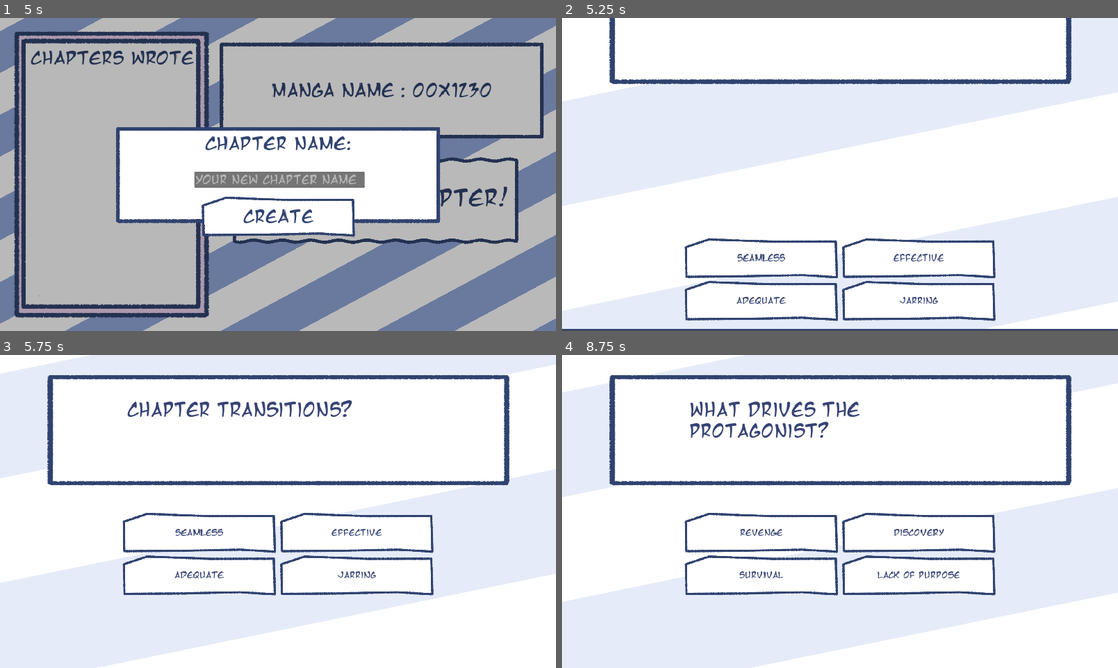
Above: before the commit, frames 1-4 (two rows, left to right).
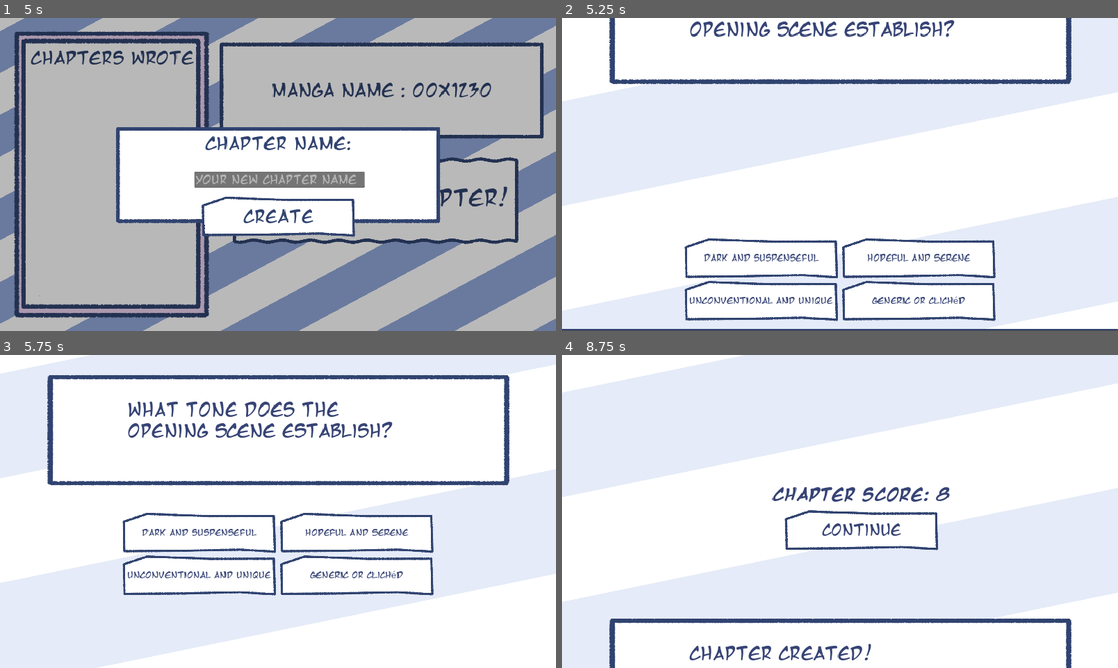
Above: after the commit, the same moments.

Repository: Noodle-Dev/Mangaka-Life
Game: Godot game, scene res://assets/scenes/Menus/Main_Menu.tscn
Same seed, same stepped clock (60 frames per second), same inputs: the game is played once before the commit and once after it. The project has no main scene, so this scene is started directly.
Inputs (mouse positions are in pixels of both pictures, inside the frame that each line leads up to):
- Up to frame 1 (5 s): click "Start Game" at 0.5 s; click "Create New CHapter" at 1.25 s; click "Create New CHapter" at 2 s; click "Create New Character" at 2.75 s; click "Create New Character" at 3.5 s; click "CREATE NEW CHAPTER!" at 4.25 s
- Up to frame 2 (5.25 s): click "Create" at 5 s
- Up to frame 3 (5.75 s): no input
- Up to frame 4 (8.75 s): click "Seamless" (after the commit: "Dark and suspenseful") at 5.75 s; click "Through the hero's growth" (after the commit: "Unveils hidden truths") at 6.5 s; click "Friendship" (after the commit: "Integrated seamlessly") at 7.25 s; click (762, 533) at 8 s, where only the run before the commit has a clickable "Unique and memorable"

Frame 1 is identical in both runs. In frame 2, 2.2% of the frame differs, in the area x 23-74%, y 0-92%; in frame 3, 3.2%; in frame 4, 36%, in the area x 8-92%, y 6-100%.

Commit message:
Added list of chapters

Diff:
--- a/assets/prefabs/Chapter_Creation/chapter_name_created.tscn
+++ b/assets/prefabs/Chapter_Creation/chapter_name_created.tscn
@@ -6,7 +6,7 @@
 [node name="chapter_name_Created" type="Label" groups=["Ch_Name"]]
 offset_right = 40.0
 offset_bottom = 23.0
-theme_override_colors/font_color = Color(0, 0, 0, 1)
+theme_override_colors/font_color = Color(0.188235, 0.262745, 0.439216, 1)
 theme_override_fonts/font = ExtResource("1_i4rdj")
 theme_override_font_sizes/font_size = 45
 text = "Chapter_Name_PlaceHolder"
--- /dev/null
+++ b/assets/prefabs/Character_viewer.tscn
@@ -0,0 +1,236 @@
+[gd_scene load_steps=10 format=3 uid="uid://b7dyiity5a1j0"]
+
+[ext_resource type="Script" path="res://assets/scripts/Character_Creation/Chapter_Creation_Viewer_Logic.gd" id="1_rawpv"]
+[ext_resource type="Shader" path="res://assets/shaders/bg_shader.gdshader" id="3_phfqb"]
+[ext_resource type="Texture2D" uid="uid://djj4jkshl6n1r" path="res://assets/sprites/UI/Comments.png" id="4_8dhkq"]
+[ext_resource type="FontFile" uid="uid://svjf1m8quja6" path="res://assets/fonts/mangat.ttf" id="5_jfbyq"]
+[ext_resource type="Texture2D" uid="uid://cnrepagugekve" path="res://assets/sprites/UI/MiniGameHolder.png" id="6_oxyc6"]
+[ext_resource type="Shader" path="res://assets/shaders/wavy_shader.gdshader" id="7_4nmx8"]
+[ext_resource type="Texture2D" uid="uid://dpwnn3anj5uq4" path="res://assets/sprites/UI/UI Question.png" id="8_8v7kl"]
+
+[sub_resource type="ShaderMaterial" id="ShaderMaterial_wmfwo"]
+shader = ExtResource("3_phfqb")
+shader_parameter/color_one = Color(1, 1, 1, 1)
+shader_parameter/color_two = Color(0.572609, 0.661398, 0.856381, 1)
+shader_parameter/angle = 43.58
+shader_parameter/line_count = 65.0
+shader_parameter/speed = 2.0
+shader_parameter/blur = 0.0
+
+[sub_resource type="ShaderMaterial" id="ShaderMaterial_fdh8k"]
+shader = ExtResource("7_4nmx8")
+shader_parameter/waveAmplitude = 0.046
+shader_parameter/correctVertex = true
+shader_parameter/waveFrequency = 63.704
+shader_parameter/verticalWave = true
+shader_parameter/keepTransparency = true
+shader_parameter/useTime = true
+shader_parameter/waveSpeed = 5.63
+shader_parameter/progress = 1.0
+shader_parameter/firstHalf = 0.398
+shader_parameter/secondHalf = 0.5
+shader_parameter/freezeFirstHalf = false
+shader_parameter/freezeSecondHalf = false
+
+[node name="Char_Viewer" type="Node2D"]
+script = ExtResource("1_rawpv")
+
+[node name="Control" type="Control" parent="."]
+layout_mode = 3
+anchors_preset = 0
+offset_right = 1920.0
+offset_bottom = 1081.0
+
+[node name="ColorRect" type="ColorRect" parent="Control"]
+material = SubResource("ShaderMaterial_wmfwo")
+layout_mode = 1
+anchors_preset = 15
+anchor_right = 1.0
+anchor_bottom = 1.0
+grow_horizontal = 2
+grow_vertical = 2
+color = Color(0, 0, 0, 0.270588)
+
+[node name="TextureRect" type="TextureRect" parent="Control"]
+layout_mode = 1
+anchors_preset = 8
+anchor_left = 0.5
+anchor_top = 0.5
+anchor_right = 0.5
+anchor_bottom = 0.5
+offset_left = -919.0
+offset_top = -507.5
+offset_right = -218.0
+offset_bottom = 507.5
+grow_horizontal = 2
+grow_vertical = 2
+texture = ExtResource("4_8dhkq")
+
+[node name="VBoxContainer" type="VBoxContainer" parent="Control/TextureRect"]
+layout_mode = 1
+anchors_preset = -1
+anchor_left = 0.073
+anchor_top = 0.146
+anchor_right = 0.923
+anchor_bottom = 0.935
+offset_left = -0.173004
+offset_top = -0.190018
+offset_right = -0.0230103
+offset_bottom = -0.0250854
+grow_horizontal = 2
+grow_vertical = 2
+
+[node name="Label" type="Label" parent="Control/TextureRect"]
+layout_mode = 0
+offset_left = 63.5
+offset_top = 69.0
+offset_right = 626.5
+offset_bottom = 139.0
+theme_override_colors/font_color = Color(0.188235, 0.262745, 0.439216, 1)
+theme_override_fonts/font = ExtResource("5_jfbyq")
+theme_override_font_sizes/font_size = 60
+text = "Chapters Wrote"
+
+[node name="TextureRect2" type="TextureRect" parent="Control"]
+layout_mode = 1
+anchors_preset = 1
+anchor_left = 1.0
+anchor_right = 1.0
+offset_left = -1165.0
+offset_top = 81.0
+offset_right = -38.0
+offset_bottom = 418.0
+grow_horizontal = 0
+texture = ExtResource("6_oxyc6")
+
+[node name="Manga Name" type="Label" parent="Control/TextureRect2"]
+layout_mode = 1
+anchors_preset = 15
+anchor_right = 1.0
+anchor_bottom = 1.0
+grow_horizontal = 2
+grow_vertical = 2
+theme_override_colors/font_color = Color(0.188235, 0.262745, 0.439216, 1)
+theme_override_fonts/font = ExtResource("5_jfbyq")
+theme_override_font_sizes/font_size = 60
+text = "Manga Name : 00x1230"
+horizontal_alignment = 1
+vertical_alignment = 1
+
+[node name="Create_Chap" type="TextureButton" parent="Control"]
+material = SubResource("ShaderMaterial_fdh8k")
+layout_mode = 1
+anchors_preset = 3
+anchor_left = 1.0
+anchor_top = 1.0
+anchor_right = 1.0
+anchor_bottom = 1.0
+offset_left = -1119.0
+offset_top = -607.0
+offset_right = 8.0
+offset_bottom = -270.0
+grow_horizontal = 0
+grow_vertical = 0
+scale = Vector2(0.88, 0.88)
+texture_normal = ExtResource("6_oxyc6")
+
+[node name="Manga Name2" type="Label" parent="Control/Create_Chap"]
+layout_mode = 1
+anchors_preset = 15
+anchor_right = 1.0
+anchor_bottom = 1.0
+grow_horizontal = 2
+grow_vertical = 2
+theme_override_colors/font_color = Color(0.188235, 0.262745, 0.439216, 1)
+theme_override_fonts/font = ExtResource("5_jfbyq")
+theme_override_font_sizes/font_size = 85
+text = "CREATE NEW CHAPTER!"
+horizontal_alignment = 1
+vertical_alignment = 1
+
+[node name="Chapter_NameCreation" type="ColorRect" parent="Control"]
+visible = false
+layout_mode = 1
+anchors_preset = 15
+anchor_right = 1.0
+anchor_bottom = 1.0
+grow_horizontal = 2
+grow_vertical = 2
+color = Color(0, 0, 0, 0.27451)
+
+[node name="TextureRect3" type="TextureRect" parent="Control/Chapter_NameCreation"]
+layout_mode = 1
+anchors_preset = 8
+anchor_left = 0.5
+anchor_top = 0.5
+anchor_right = 0.5
+anchor_bottom = 0.5
+offset_left = -563.5
+offset_top = -168.5
+offset_right = 563.5
+offset_bottom = 168.5
+grow_horizontal = 2
+grow_vertical = 2
+texture = ExtResource("6_oxyc6")
+
+[node name="Manga Name" type="Label" parent="Control/Chapter_NameCreation/TextureRect3"]
+layout_mode = 1
+anchors_preset = 5
+anchor_left = 0.5
+anchor_right = 0.5
+offset_left = -381.5
+offset_top = 25.0
+offset_right = 381.5
+offset_bottom = 95.0
+grow_horizontal = 2
+theme_override_colors/font_color = Color(0.188235, 0.262745, 0.439216, 1)
+theme_override_fonts/font = ExtResource("5_jfbyq")
+theme_override_font_sizes/font_size = 60
+text = "Chapter name:"
+horizontal_alignment = 1
+vertical_alignment = 1
+
+[node name="Chapter_Namer" type="LineEdit" parent="Control/Chapter_NameCreation/TextureRect3"]
+layout_mode = 1
+anchors_preset = -1
+anchor_left = 0.243
+anchor_top = 0.469
+anchor_right = 0.765
+anchor_bottom = 0.605
+offset_left = 0.138977
+offset_top = -0.053009
+offset_right = -0.155029
+offset_bottom = 0.11499
+theme_override_fonts/font = ExtResource("5_jfbyq")
+theme_override_font_sizes/font_size = 40
+placeholder_text = "Your new Chapter name here!"
+caret_blink = true
+
+[node name="AppearPanel_Quest" type="TextureButton" parent="Control/Chapter_NameCreation/TextureRect3"]
+layout_mode = 1
+anchors_preset = 7
+anchor_left = 0.5
+anchor_top = 1.0
+anchor_right = 0.5
+anchor_bottom = 1.0
+offset_left = -270.0
+offset_top = -95.0
+offset_right = 270.0
+offset_bottom = 48.0
+grow_horizontal = 2
+grow_vertical = 0
+texture_normal = ExtResource("8_8v7kl")
+
+[node name="Manga Name2" type="Label" parent="Control/Chapter_NameCreation/TextureRect3/AppearPanel_Quest"]
+layout_mode = 1
+anchors_preset = 15
+anchor_right = 1.0
+anchor_bottom = 1.0
+grow_horizontal = 2
+grow_vertical = 2
+theme_override_colors/font_color = Color(0.188235, 0.262745, 0.439216, 1)
+theme_override_fonts/font = ExtResource("5_jfbyq")
+theme_override_font_sizes/font_size = 60
+text = "Create"
+horizontal_alignment = 1
+vertical_alignment = 1
--- a/assets/scenes/Menus/MainStats_Menu.tscn
+++ b/assets/scenes/Menus/MainStats_Menu.tscn
@@ -14,6 +14,7 @@
 [ext_resource type="PackedScene" uid="uid://d4m0qevbvi46r" path="res://assets/scenes/Mechanics_Scenes/Chapter_Maker_Scene.tscn" id="11_wo0bl"]
 [ext_resource type="Texture2D" uid="uid://dpwnn3anj5uq4" path="res://assets/sprites/UI/UI Question.png" id="12_7mi4r"]
 [ext_resource type="PackedScene" uid="uid://c0wjcxb8tro7v" path="res://assets/scenes/Mechanics_Scenes/character_maker_scene.tscn" id="13_micli"]
+[ext_resource type="PackedScene" uid="uid://b7dyiity5a1j0" path="res://assets/prefabs/Character_viewer.tscn" id="13_q0sha"]
 [ext_resource type="PackedScene" uid="uid://ytibql8edrfb" path="res://assets/prefabs/Chapters_Viewer.tscn" id="15_c45c0"]
 
 [sub_resource type="ShaderMaterial" id="ShaderMaterial_861nb"]
@@ -419,6 +420,12 @@
 text = "critics: 0"
 vertical_alignment = 1
 
+[node name="Chap_Viewer" parent="." instance=ExtResource("15_c45c0")]
+visible = false
+
+[node name="Char_Viewer" parent="." instance=ExtResource("13_q0sha")]
+visible = false
+
 [node name="Chapter_Maker" parent="." instance=ExtResource("11_wo0bl")]
 position = Vector2(0, 1305)
 
@@ -447,9 +454,6 @@
 
 [node name="CriticismTimer" type="Timer" parent="."]
 wait_time = 5.0
-
-[node name="Node2D" parent="." instance=ExtResource("15_c45c0")]
-visible = false
 
 [node name="Manga_Name" type="Control" parent="."]
 visible = false
--- a/assets/scripts/Chapter_Creation/CH_Label_Assigner_Logic.gd
+++ b/assets/scripts/Chapter_Creation/CH_Label_Assigner_Logic.gd
@@ -1,6 +1,6 @@
 extends Label
 
-func AssignChapterName(Ch_Name : String):
-	var chapter_str = Ch_Name
-	$".".text = str(chapter_str)
-	print("Changed name succesfully")
+func AssignChapterName(target_node: Node, Ch_Name : String):
+	if self == target_node:
+		$".".text = Ch_Name
+		print("Changed name successfully")
--- a/assets/scripts/Chapter_Creation/Chapter_Views.gd
+++ b/assets/scripts/Chapter_Creation/Chapter_Views.gd
@@ -6,24 +6,17 @@
 
 func _on_create_chap_pressed():
 	# Mostrar el panel de creación de capítulos
+	GlobalData.load_chapters_from_config_file(names_list, names_Obj, "user://chapters.cfg")
 	$Control/Chapter_NameCreation.visible = true
 
 func _on_appear_panel_quest_pressed():
-	# Instanciar la escena que contiene el Label
 	var new_name_instance = names_Obj.instantiate()
-
-	# Acceder al Label llamado "Chapter_Name_Created" en la instancia
-	var label_node = new_name_instance.get_node("Chapter_Name_Created")
-
-	# Actualizar el texto del Label con el contenido de chapter_namer
-	if label_node:
-		label_node.text = chapter_namer.text
-	else:
-		$"../Transitions_Panels".play("CH_Maker_Enter")
-		$"../Chapter_Maker".initialize_quiz()
-		get_tree().call_group("Ch_Name", "AssignChapterName", chapter_namer.text)
-		self.visible = false
-		print("Error: No se encontró el nodo 'Chapter_Name_Created' en la instancia.")
-
-	# Añadir la instancia al contenedor de la lista
+	new_name_instance.text = chapter_namer.text
 	names_list.add_child(new_name_instance)
+	print("New chapter added: ", chapter_namer.text)
+	$"../Transitions_Panels".play("CH_Maker_Enter")
+	$"../Chapter_Maker".initialize_quiz()
+	$Control/Chapter_NameCreation.visible = false
+	self.visible = false
+	GlobalData.save_chapters_to_config_file(names_list, "user://chapters.cfg")
+	print("Ruta del archivo:", ProjectSettings.globalize_path("user://chapters.cfg"))
--- /dev/null
+++ b/assets/scripts/Character_Creation/Chapter_Creation_Viewer_Logic.gd
@@ -0,0 +1 @@
+extends Node2D
--- a/assets/scripts/Data/Global_Data.gd
+++ b/assets/scripts/Data/Global_Data.gd
@@ -57,237 +57,201 @@
 var G_question_types = {
 	"manga_beginning": [
 		{
-			"text": "How does the journey begin?",
+			"text": "How does the protagonist's journey begin, and why is it significant?",
 			"options": {
 				"Life-changing event": 2,
-				"Facing a threat": 1,
-				"Solving a mystery": 1,
-				"Wandering aimlessly": -1
-			}
-		},
-		{
-			"text": "Opening scene setting?",
-			"options": {
-				"Dark city": 2,
-				"Peaceful village": 1,
-				"Unique place": 1,
-				"Generic background": -2
-			}
-		},
-		{
-			"text": "Protagonist's first emotion?",
-			"options": {
-				"Curiosity": 2,
-				"Escape": 1,
-				"Fear": 0,
-				"Apathy": -1
-			}
-		},
-		{
-			"text": "First challenge faced?",
-			"options": {
-				"Overcoming fear": 2,
-				"Helping someone": 1,
-				"Personal failure": 0,
+				"Facing an unexpected threat": 1,
+				"Solving a mysterious puzzle": 1,
+				"Stuck in a mundane routine": -1
+			}
+		},
+		{
+			"text": "What tone does the opening scene establish?",
+			"options": {
+				"Dark and suspenseful": 2,
+				"Hopeful and serene": 1,
+				"Unconventional and unique": 1,
+				"Generic or clichéd": -2
+			}
+		},
+		{
+			"text": "What is the protagonist's emotional state when the story begins?",
+			"options": {
+				"Burning curiosity": 2,
+				"Urgent need to escape": 1,
+				"Paralyzing fear": 0,
+				"Apathetic indifference": -1
+			}
+		},
+		{
+			"text": "What marks the first major challenge in the story?",
+			"options": {
+				"Overcoming internal fears": 2,
+				"Helping someone in need": 1,
+				"Experiencing a personal failure": 0,
+				"Facing a minor inconvenience": -2
+			}
+		},
+		{
+			"text": "What is the protagonist's initial motivation for their actions?",
+			"options": {
+				"Seeking revenge for a loss": 1,
+				"Yearning for discovery": 2,
+				"Struggling for survival": 1,
+				"Drifting without purpose": -1
+			}
+		},
+		{
+			"text": "What aspect of the protagonist is revealed early on?",
+			"options": {
+				"A hidden strength": 2,
+				"A deep vulnerability": 1,
+				"A moral conflict": 2,
 				"Nothing significant": -2
-			}
-		},
-		{
-			"text": "What drives the protagonist?",
-			"options": {
-				"Revenge": 1,
-				"Discovery": 2,
-				"Survival": 1,
-				"Lack of purpose": -1
 			}
 		}
 	],
 	"manga_climax": [
 		{
-			"text": "Main conflict in climax?",
-			"options": {
-				"Epic battle": 2,
-				"Moral dilemma": 3,
-				"Big revelation": 1,
-				"Predictable event": -2
-			}
-		},
-		{
-			"text": "How does the hero win?",
-			"options": {
-				"Skills learned": 2,
-				"Allies' help": 1,
-				"Clever strategy": 3,
-				"Sheer luck": 0
-			}
-		},
-		{
-			"text": "Antagonist's role?",
-			"options": {
-				"Shows weakness": 1,
-				"Reveals truth": 2,
-				"Challenges hero": 3,
-				"Easy to defeat": -1
-			}
-		},
-		{
-			"text": "Impact of climax on story?",
-			"options": {
-				"Reveals hidden truths": 3,
-				"Alters relationships": 2,
-				"Changes little": 0,
-				"Feels pointless": -3
-			}
-		},
-		{
-			"text": "Climax environment?",
-			"options": {
-				"Unique and memorable": 3,
-				"Dangerous and tense": 2,
-				"Common setting": 0,
-				"Forgettable location": -2
+			"text": "What defines the main conflict during the climax?",
+			"options": {
+				"An epic showdown": 2,
+				"A profound moral dilemma": 3,
+				"A life-altering revelation": 1,
+				"A predictable sequence": -2
+			}
+		},
+		{
+			"text": "How does the protagonist overcome their greatest challenge?",
+			"options": {
+				"Skills honed through hardship": 2,
+				"The support of loyal allies": 1,
+				"Executing a brilliant strategy": 3,
+				"Relying on sheer luck": 0
+			}
+		},
+		{
+			"text": "What role does the antagonist play in shaping the climax?",
+			"options": {
+				"Reveals a hidden weakness": 1,
+				"Forces the hero to confront truth": 2,
+				"Tests the hero's limits": 3,
+				"Becomes a predictable obstacle": -1
+			}
+		},
+		{
+			"text": "What lasting impact does the climax leave on the story?",
+			"options": {
+				"Unveils hidden truths": 3,
+				"Redefines key relationships": 2,
+				"Changes little about the status quo": 0,
+				"Feels inconsequential": -3
+			}
+		},
+		{
+			"text": "What makes the environment of the climax stand out?",
+			"options": {
+				"Unique and unforgettable": 3,
+				"Intense and full of danger": 2,
+				"Ordinary yet functional": 0,
+				"Forgettable or generic": -2
+			}
+		},
+		{
+			"text": "What unexpected event shapes the climax?",
+			"options": {
+				"Revelation of a secret": 3,
+				"A betrayal": 2,
+				"An unforeseen ally": 1,
+				"No surprises": -1
 			}
 		}
 	],
 	"manga_theme": [
 		{
-			"text": "Main theme?",
-			"options": {
-				"Friendship": 2,
-				"Perseverance": 3,
-				"Ambition's cost": 1,
-				"No clear theme": -2
-			}
-		},
-		{
-			"text": "How is the theme shown?",
-			"options": {
-				"Character bonds": 2,
-				"World's tone": 3,
-				"Conflict arcs": 1,
-				"Rarely explored": -1
-			}
-		},
-		{
-			"text": "What should readers feel?",
-			"options": {
-				"Hope": 3,
-				"Empathy": 2,
-				"Inspiration": 1,
-				"Confusion": -2
-			}
-		},
-		{
-			"text": "Secondary themes?",
-			"options": {
-				"Well-integrated": 3,
-				"Occasionally present": 2,
-				"Not explored enough": 0,
-				"Contradict the story": -2
-			}
-		},
-		{
-			"text": "Theme complexity?",
-			"options": {
-				"Multi-layered": 3,
-				"Clear and focused": 2,
+			"text": "What is the central theme of the story?",
+			"options": {
+				"Friendship and loyalty": 2,
+				"Resilience and perseverance": 3,
+				"The cost of ambition": 1,
+				"Undefined or unclear": -2
+			}
+		},
+		{
+			"text": "How is the central theme explored throughout the story?",
+			"options": {
+				"Through evolving character dynamics": 2,
+				"Embedded in the world's tone": 3,
+				"Interwoven in the conflicts": 1,
+				"Rarely addressed explicitly": -1
+			}
+		},
+		{
+			"text": "What emotions does the story aim to evoke in its audience?",
+			"options": {
+				"Hope amidst adversity": 3,
+				"Empathy for the characters": 2,
+				"Inspiration to take action": 1,
+				"Ambiguity or confusion": -2
+			}
+		},
+		{
+			"text": "Are there any secondary themes, and how are they handled?",
+			"options": {
+				"Integrated seamlessly": 3,
+				"Occasionally touched upon": 2,
+				"Underdeveloped": 0,
+				"Contradictory to the main theme": -2
+			}
+		},
+		{
+			"text": "How complex is the thematic exploration in the story?",
+			"options": {
+				"Rich and multi-layered": 3,
+				"Clear yet profound": 2,
 				"Simple but effective": 1,
-				"Overly simplistic": -1
-			}
-		}
-	],
-	"manga_message": [
-		{
-			"text": "Message for readers?",
-			"options": {
-				"People can grow": 3,
-				"Hope in darkness": 2,
-				"Actions matter": 1,
-				"No real message": -3
-			}
-		},
-		{
-			"text": "Ending delivers message?",
-			"options": {
-				"Strong resolution": 3,
-				"Consequences seen": 2,
-				"Reflection moment": 1,
-				"Message unclear": -2
-			}
-		},
-		{
-			"text": "Readers' impression?",
-			"options": {
-				"Fulfilled": 3,
-				"Reflective": 2,
-				"Inspired": 1,
-				"Disappointed": -3
-			}
-		},
-		{
-			"text": "How does the story inspire?",
-			"options": {
-				"Through the hero's growth": 3,
-				"Overcoming challenges": 2,
-				"Subtle hints": 1,
-				"Lacks inspiration": -2
-			}
-		},
-		{
-			"text": "Does the message last?",
-			"options": {
-				"Profoundly impactful": 3,
-				"Memorable": 2,
-				"Briefly felt": 1,
-				"Easily forgotten": -3
-			}
-		}
-	],
-	"manga_structure": [
-		{
-			"text": "How are chapters built?",
-			"options": {
-				"Great narrative": 3,
-				"Consistent flow": 2,
-				"Meaningful arcs": 1,
-				"Disconnected": -2
-			}
-		},
-		{
-			"text": "Story pacing?",
-			"options": {
-				"Balanced": 2,
-				"Quick-slow mix": 3,
-				"Deliberate slow": 1,
-				"Inconsistent": -3
-			}
-		},
-		{
-			"text": "Flashbacks used?",
-			"options": {
-				"Naturally placed": 2,
-				"Sparingly": 3,
-				"Key moments": 1,
-				"Overused": -1
-			}
-		},
-		{
-			"text": "Narrative twists?",
-			"options": {
-				"Unpredictable and clever": 3,
-				"Well-timed": 2,
-				"Occasional": 1,
-				"Nonexistent": -2
-			}
-		},
-		{
-			"text": "Chapter transitions?",
-			"options": {
-				"Seamless": 3,
-				"Effective": 2,
-				"Adequate": 1,
-				"Jarring": -2
+				"Overly simplistic or shallow": -1
+			}
+		},
+		{
+			"text": "What values does the story challenge or affirm?",
+			"options": {
+				"Traditional beliefs": 2,
+				"Modern ideals": 2,
+				"Character morality": 1,
+				"Fails to address values": -2
 			}
 		}
 	]
 };
+
+
+#Save chapters from global scope
+func save_chapters_to_config_file(names_list: Node, file_path: String) -> void:
+	var config_file = ConfigFile.new()
+	var chapter_names: Array[String] = []
+	for child in names_list.get_children():
+		if child is Label:
+			chapter_names.append(child.text)
+	config_file.set_value("Chapters", "List", chapter_names)
+	var error = config_file.save(file_path)
+	if error == OK:
+		print("Capítulos guardados exitosamente en:", file_path)
+	else:
+		print("Error al guardar los capítulos:", error)
+
+#Load chapter names from global scope
+func load_chapters_from_config_file(names_list: Node, names_Obj: PackedScene, file_path: String) -> void:
+	var config_file = ConfigFile.new()
+	var error = config_file.load(file_path)
+	if error != OK:
+		print("Error al cargar el archivo de configuración:", error)
+		return
+	var chapter_names = config_file.get_value("Chapters", "List", [])
+	for child in names_list.get_children():
+		child.queue_free()
+	for name in chapter_names:
+		var new_name_instance = names_Obj.instantiate()
+		new_name_instance.text = name
+		names_list.add_child(new_name_instance)
+	print("Capítulos cargados exitosamente desde:", file_path)
--- a/assets/scripts/MainStats/main_stats_menu_Logic.gd
+++ b/assets/scripts/MainStats/main_stats_menu_Logic.gd
@@ -38,8 +38,8 @@
 	update_status()
 
 func _process(delta):
-	update_status(
-	)
+	update_status()
+
 # Resetea y configura el temporizador con un intervalo aleatorio
 func reset_criticism_timer():
 	if criticism_timer:
@@ -145,7 +145,7 @@
 		adjust_balance(-250)
 		GlobalData.G_Chap_Wrote += 1
 		chapters_wrote.text = "Chapters wrote: " + str(GlobalData.G_Chap_Wrote)
-		$Node2D.visible = true
+		$Chap_Viewer.visible = true
 		#transitions_panels.play("CH_Maker_Enter")
 		#ChapterMakerPanel.initialize_quiz()
 	else:
Not shown: 1 places in assets/scenes/Menus/MainStats_Menu.tscn that only renumber resources
